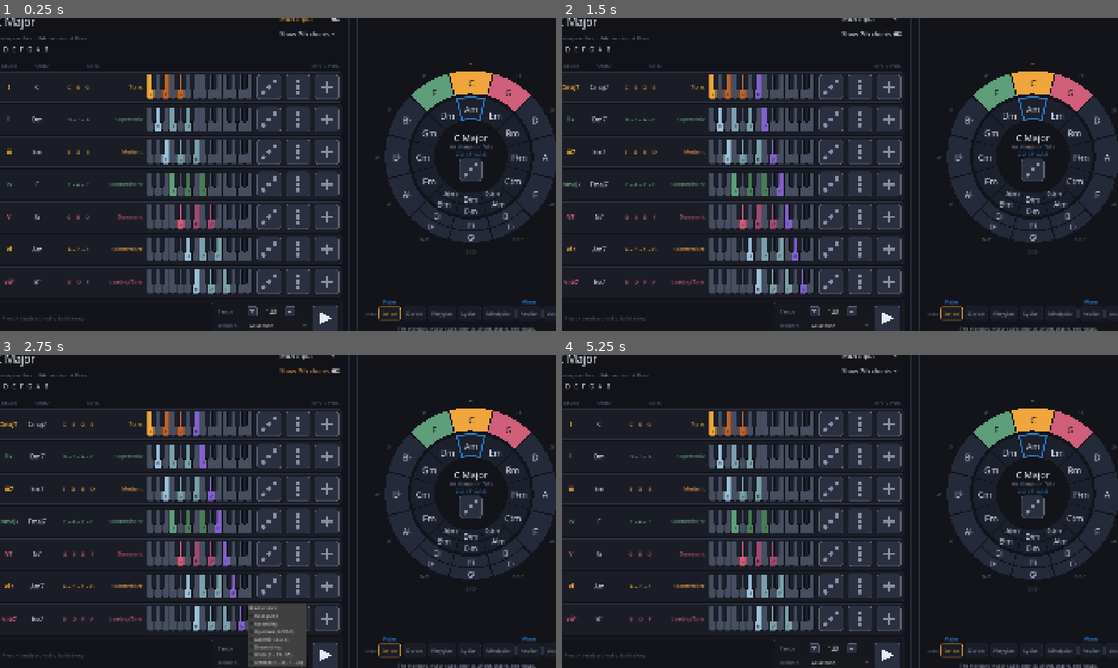
Above: before the commit, frames 1-4 (two rows, left to right).
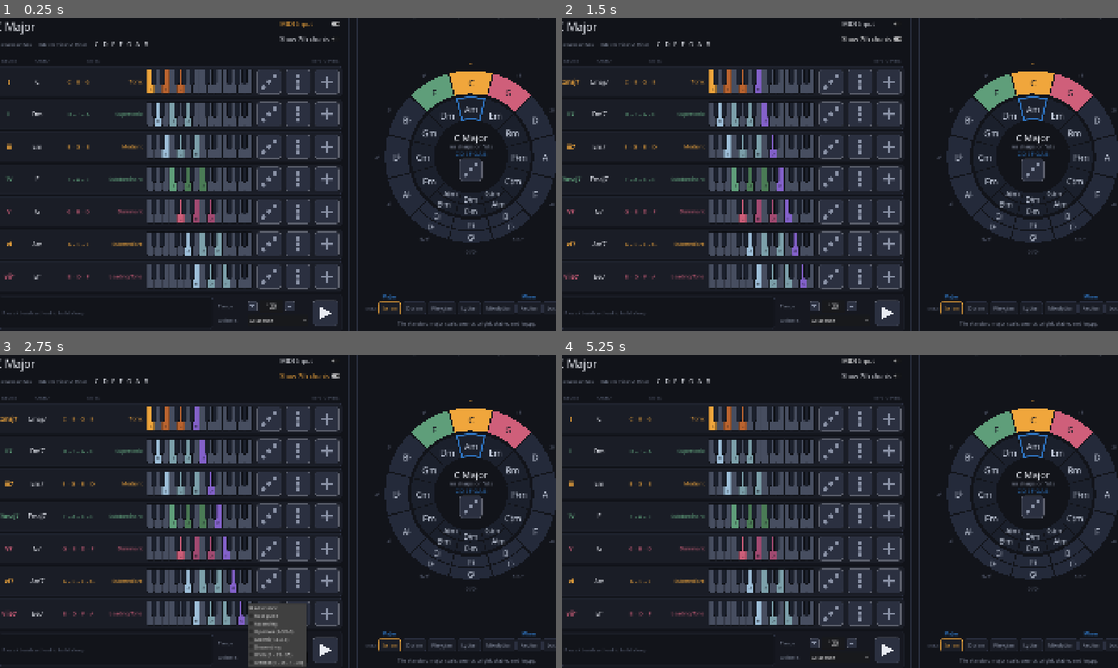
Above: after the commit, the same moments.

Repository: Square-Atom/mic
Game: Godot game, scene res://scenes/main.tscn
Two runs of this game, one before a commit and one after it. Both use one fixed random seed, a clock stepped at 60 frames per second and the inputs below.
Inputs:
- Up to frame 1 (0.25 s): no input
- Up to frame 2 (1.5 s): click "MIDI Input" at 0.5 s; click "Show 7th chords" at 1.25 s
- Up to frame 3 (2.75 s): click "All at once" at 2 s
- Up to frame 4 (5.25 s): click "MIDI Input" at 2.75 s; click "Show 7th chords" at 3.5 s; click "All at once" at 4.25 s; click "MIDI Input" at 5 s

The runs differ from the first frame. In frame 1, 12% of the frame differs, in the area x 0-100%, y 0-100%; in frame 2, 13%; in frame 3, 12%; in frame 4, 12%.

Commit message:
Put the scale on the same line as the signature
The key block was three stacked rows - name, signature and companion key,
scale - and the middle one left most of its width empty while the scale sat
under it claiming a row of its own. They are read together, so they now sit
together: the signature small and dim, the scale larger beside it, centred
against each other with a gap rather than a rule.

That returns about 28px to the table. Worth having, but it is not the whole
of what is missing - the panel currently overruns 1080 by roughly a hundred,
and Margin grows in both directions, so the overrun is split top and bottom.
That is why the legend above the circle and the loop strip below the table
are clipped at the same time.

Co-Authored-By: Claude Opus 5 <noreply@anthropic.com>

Diff:
--- a/scenes/chord_panel.tscn
+++ b/scenes/chord_panel.tscn
@@ -33,17 +33,23 @@
 theme_override_font_sizes/font_size = 38
 text = "C Major"
 
-[node name="KeyInfo" type="Label" parent="Margin/VBox/TopRow/KeyBlock" unique_id=939779141]
+[node name="InfoRow" type="HBoxContainer" parent="Margin/VBox/TopRow/KeyBlock"]
+layout_mode = 2
+theme_override_constants/separation = 28
+
+[node name="KeyInfo" type="Label" parent="Margin/VBox/TopRow/KeyBlock/InfoRow" unique_id=939779141]
 unique_name_in_owner = true
 layout_mode = 2
 theme_override_font_sizes/font_size = 15
 text = "no sharps or flats"
+vertical_alignment = 1
 
-[node name="ScaleNotes" type="Label" parent="Margin/VBox/TopRow/KeyBlock" unique_id=326164906]
+[node name="ScaleNotes" type="Label" parent="Margin/VBox/TopRow/KeyBlock/InfoRow" unique_id=326164906]
 unique_name_in_owner = true
 layout_mode = 2
 theme_override_font_sizes/font_size = 20
 text = "C   D   E   F   G   A   B"
+vertical_alignment = 1
 
 [node name="Toggles" type="VBoxContainer" parent="Margin/VBox/TopRow"]
 layout_mode = 2
--- a/scripts/ui/chord_panel.gd
+++ b/scripts/ui/chord_panel.gd
@@ -62,6 +62,10 @@
 	var key: KeyDef = AppState.selected_key
 	_key_title.text = key.display_name()
 
+	# These two share a line: the signature and companion key in small dim type,
+	# the scale itself larger beside them. They used to be stacked, which cost
+	# the table a row of height on every screen to separate two facts that are
+	# read together anyway. Keep both short enough to stay side by side.
 	_key_info.text = "%s   ·   %s" % [
 		MusicTheory.signature_text(key), _companion_text(key),
 	]
